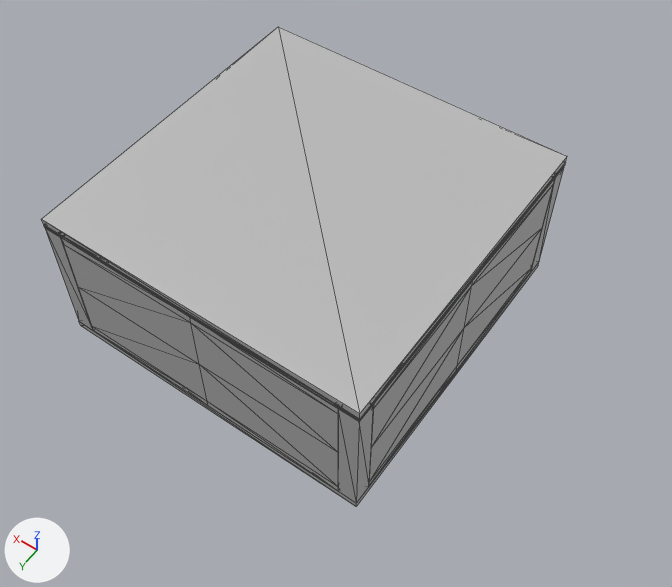
The FBX model Resource/FBX/Room_Bend.fbx as it was, and as the next commit left it.
Camera for both pictures: a 50 mm lens placed at (-0.468, 0.607, 0.973), pointed at (-0.051, 0.023, 0.055). Every picture has the same lights, and +X, +Y and +Z are marked at lower left. Mesh edges are drawn as thin lines. Where no turn or scale is listed for an object, it has been applied to the vertices. Vertices at the same position are counted once.

Objects in the first picture: 'Room_Bend_V3'.
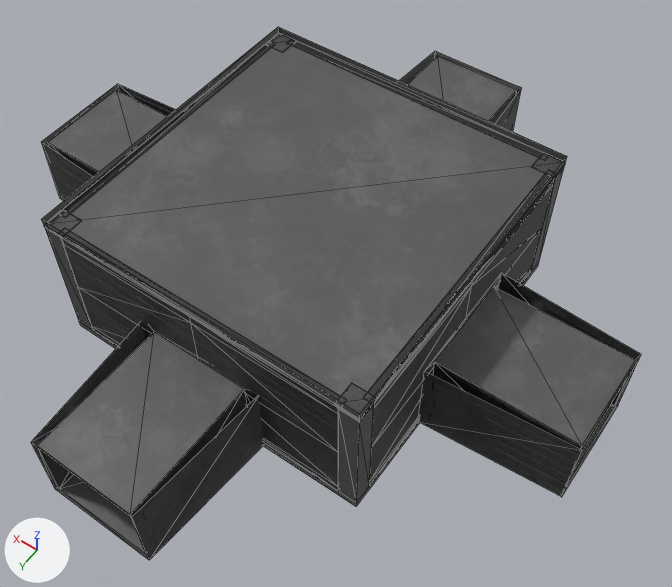
Where the newer file only moved an object's origin or applied its transform, the numbers keep the older frame.

Pixel boxes [x1, y1, x2, y2] of what changed, in the pictures (672 x 587 px):
'Room_Bend_V3', reshaped (16% wider, 11% taller)
    before: [42, 27, 567, 507]
    after: [31, 27, 641, 560]
part 1 of me_mesh, added
    after: [419, 273, 641, 497]
part 2 of me_mesh, added
    after: [41, 84, 176, 201]
part 3 of me_mesh, added
    after: [31, 321, 264, 560]
part 4 of me_mesh, added
    after: [399, 51, 521, 132]
part 5 of me_mesh, cut back
    before: [42, 27, 567, 414]
part 6 of me_mesh, recoloured (grey to black)
    before: [42, 157, 567, 507]
    after: [42, 27, 567, 507]

Edits to the bpy script that builds the scene:
```text
Add img_normalmapwall_png:
    img_normalmapwall_png = load_image('normalmapWall.png', '../Texture/Normal_Map/normalmapWall.png', 1024, 1024, 'Non-Color')
Add img_roomtexture_png:
    img_roomtexture_png = load_image('RoomTexture.png', '../Texture/RoomTexture.png', 1024, 1024, 'sRGB')
Add mat_lambert15:
    mat_lambert15 = bpy.data.materials.new('lambert15')
    # uses the picture img_normalmapwall_png
    # uses the picture img_roomtexture_png
Change me_mesh:
    used by ob_room_bend_v3; location = (0.0, 0.0, 0.0)
    remove me_mesh.from_pydata(...)  # 396 vertices, 660 faces; spans x -0.218..0.218, y -0.218..0.218, z -0.01..0.195
    add me_mesh.from_pydata(...)  # 428 vertices, 700 faces; spans x -0.403..0.403, y -0.402..0.402, z -0.01..0.195
    me_mesh part 1: a new loose piece of 16 vertices spanning x -0.403..-0.217, y -0.087..0.087, z -0.005..0.105, in mat_lambert15
    me_mesh part 2: a new loose piece of 16 vertices spanning x 0.217..0.403, y -0.087..0.087, z -0.005..0.105, in mat_lambert15
    me_mesh part 3: a new loose piece of 16 vertices spanning x -0.087..0.087, y 0.214..0.402, z -0.005..0.105, in mat_lambert15
    me_mesh part 4: a new loose piece of 16 vertices spanning x -0.087..0.087, y -0.402..-0.214, z -0.005..0.105, in mat_lambert15
    me_mesh part 5
    51 vertices are removed from x -0.218..0.218, y -0.218..0.218, z 0.0..0.185
    144 faces are deleted
    3 vertices in x -0.03..0.044, y -0.209, z 0.08 move by (0.0, -0.012, -0.001)
    3 vertices in x -0.044..0.03, y -0.209, z 0.0..0.094 move by (0.0, -0.012, 0.0)
    8 vertices move from x -0.044..0.209, y -0.206..0.044, z 0.0..0.094 to x -0.044..0.222, y -0.206..0.044, z 0.0..0.094
    6 vertices are added at (0.222, 0.029, 0.0), (0.222, 0.044, 0.0), (0.222, -0.044, 0.094), (0.222, -0.044, 0.0), (0.222, 0.044, 0.079), (0.206, 0.044, 0.079)
    7 new vertices lie (0.0, -0.015, 0.0) away from vertices in x -0.044..0.206, y -0.206..0.044, z 0.0..0.094
    6 new vertices lie (0.0, 0.0, 0.079) away from vertices in x 0.206..0.222, y -0.03..0.044, z 0.0
    64 new faces join them
    me_mesh part 6: 518 faces spanning x -0.218..0.222, y -0.218..0.218, z -0.01..0.195 switch from mat_lambert17 (grey #bcbcbc) to mat_lambert15
```
